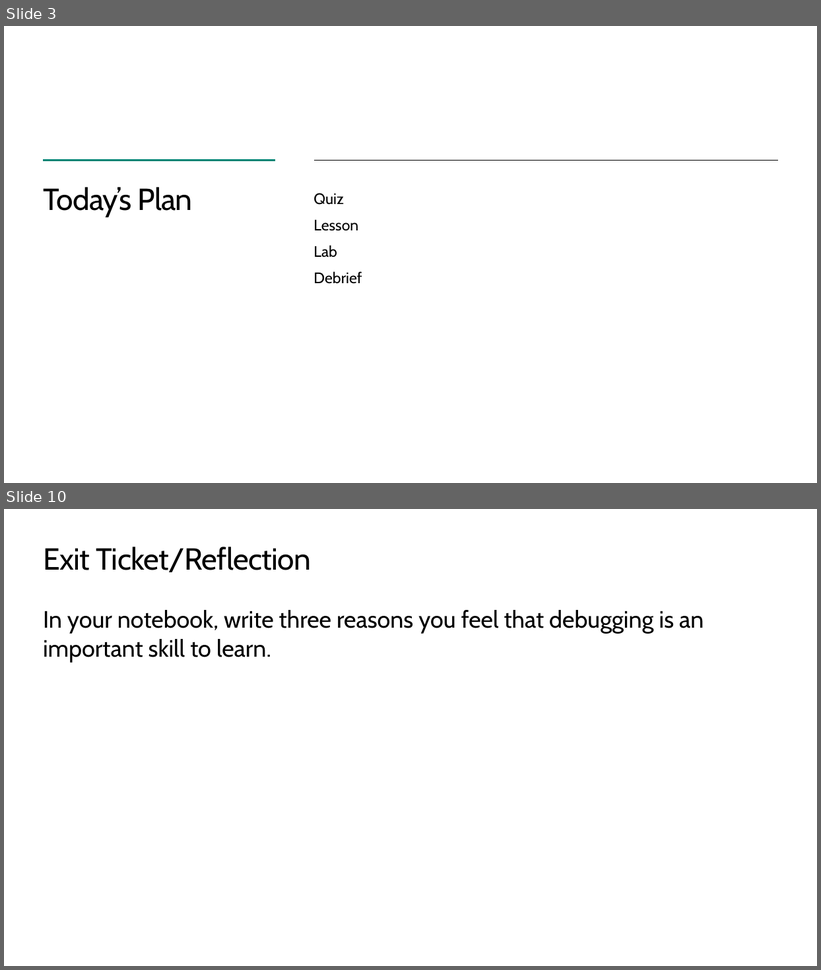
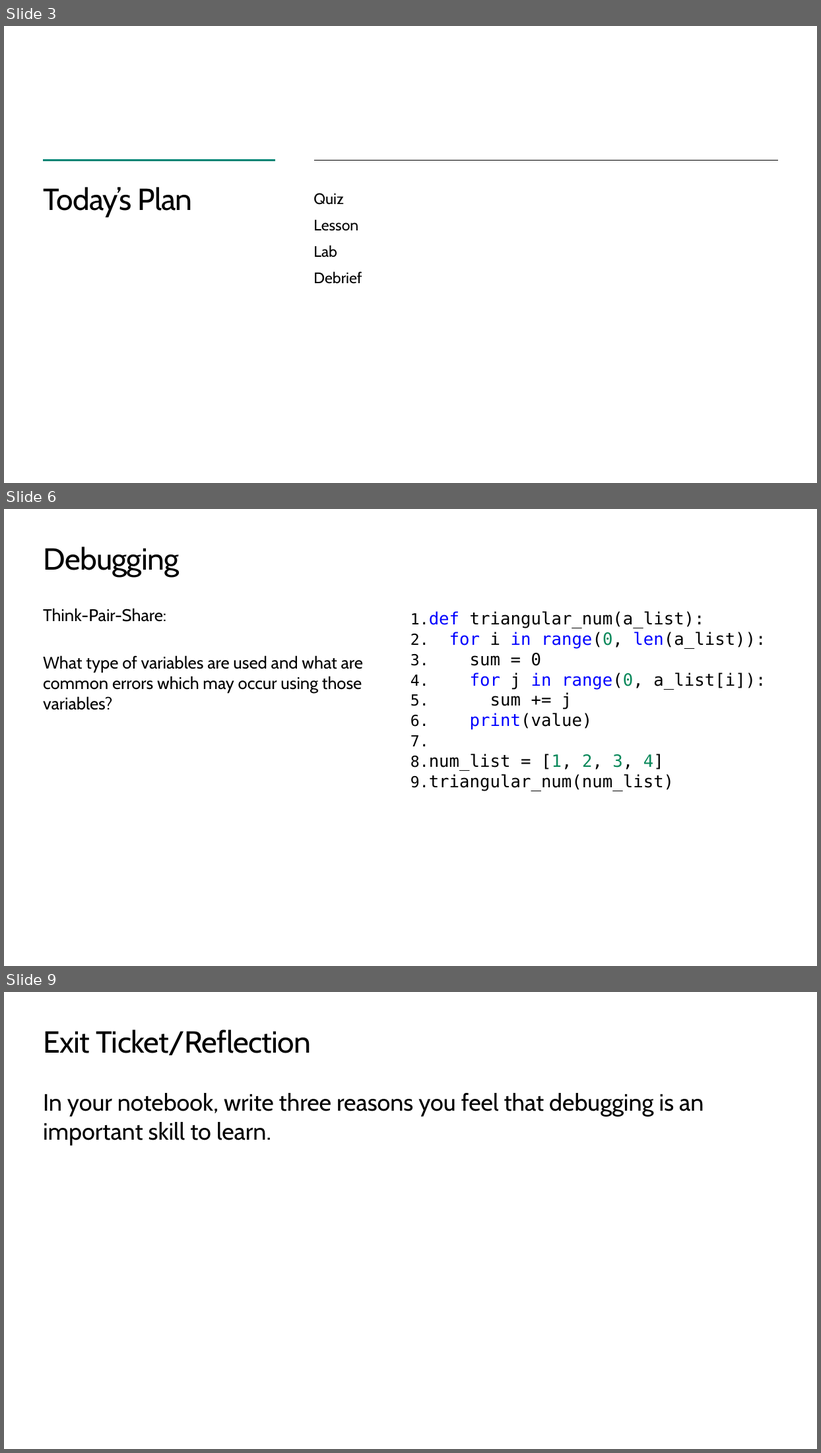
Before and after one commit to TEALSK12/2nd-semester-introduction-to-computer-science, a slide deck: units/4_unit/slidedecks/Intro Python 4.05 TEALS.pptx. Shown one above the other, each under a label of ours: slides 3 and 10 before the commit, slides 3, 6 and 9 after it; the slides between them are not shown. The pictures are 821x970 and 821x1453 pixels, drawn with LibreOffice and Linux fonts; fonts in the diff are those of the drawing; background and template pictures are left out. Boxes give left, top, right and bottom in pixels: in the first picture for what was removed or moved away, otherwise in the second. Text is boxed around its words. In the diff, an @@ line names an element or a change of style, - is before the commit and + after.

Commit message:
Update file via upload - issue #186
Modify the slide deck to:
- Update lesson example for debugging (eliminate dictionary syntax and use a simpler example)
- Add a Think-Pair-Share activity in the lesson portion
- Remove pre-lab work due to time constraint on a quiz day
- Update lab examples

```diff
--- a/units/4_unit/slidedecks/Intro Python 4.05 TEALS.pptx
+++ b/units/4_unit/slidedecks/Intro Python 4.05 TEALS.pptx
@@ slide 6 added at <box>4,509,817,966</box>, background #FFFFFF @@
@@ title added at <box>43,547,179,577</box>, 36 pt, text #000000 @@
+Debugging
@@ text added at <box>43,608,363,710</box>, 20 pt, text #000000 @@
+Think-Pair-Share:
+What type of variables are used and what are common errors which may occur using those variables?
@@ text added at <box>429,611,766,791</box>, 20 pt, text #000000 @@
+1. def triangular_num(a_list):
+2. for i in range(0, len(a_list)):
+3. sum = 0
+4. for j in range(0, a_list[i]):
+5. sum += j
+6. print(value)
+7. num_list = [1, 2, 3, 4]
+8. triangular_num(num_list)
@@ what was slide 10 is now slide 9 @@
```
Also in this commit, not shown: 4 slides changed, 2 slides removed.
